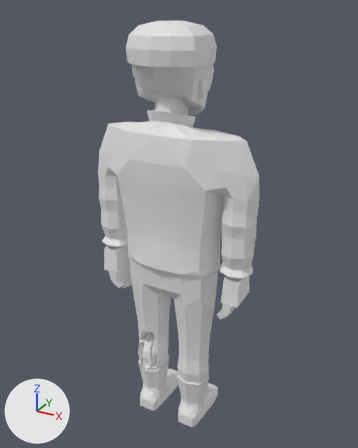
A saved change to the glTF model assets/models/zombie_soldier_m_b8.glb.
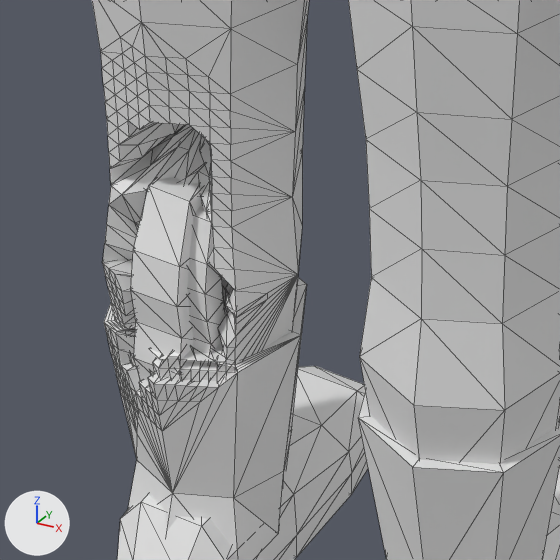
Old and new are each drawn whole from a 50 mm camera at (1.048, -1.849, 2.026) aimed at (-0.003, 0.062, 1.071) and again close up on the part from 34% to 58% of the width and 70% to 89% of the height. The lights are fixed; the arrows at lower left show +X, +Y and +Z. The older version's two pictures come first. The close-ups show mesh edges as thin lines. Vertices at exactly the same position are counted once.

Before the edit, the objects in view are built like this:
```python
me_zombie_soldier_m_b8 = bpy.data.meshes.new('zombie_soldier_m_b8')
me_zombie_soldier_m_b8.from_pydata(...)  # 1966 vertices, 3782 faces; spans x -0.41..0.41, y -0.18..0.22, z 0.0..1.97
ob_zombie_soldier_m_b8 = bpy.data.objects.new('zombie_soldier_m_b8', me_zombie_soldier_m_b8)
ob_zombie_soldier_m_b8.location = (0.0, 0.0, 0.0)
```
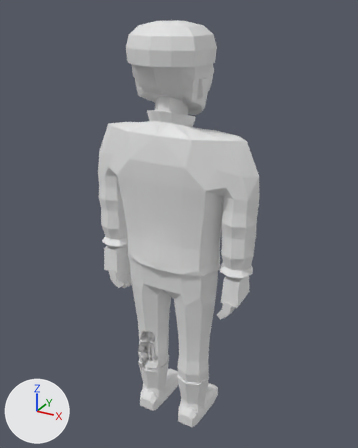
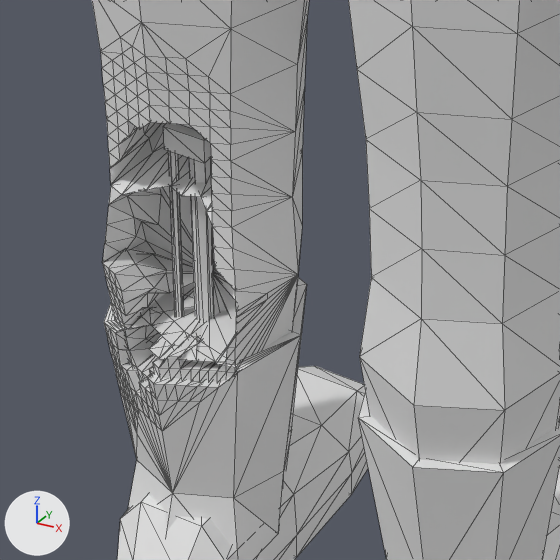
Changed parts and their boxes [x1, y1, x2, y2] in the close-ups (560 x 560 px; the box of a moved part takes in the faces that stretch with it):
part 1 of me_zombie_soldier_m_b8, added
    after: [163, 123, 211, 163]
part 2 of me_zombie_soldier_m_b8, moved or reshaped
    before: [102, 125, 238, 397]
    after: [102, 122, 237, 397]

The change, as a diff of the scene's bpy script:
```diff
--- a/assets/models/zombie_soldier_m_b8.glb.py
+++ b/assets/models/zombie_soldier_m_b8.glb.py
@@ me_zombie_soldier_m_b8 @@
 # used by ob_zombie_soldier_m_b8; location = (0.0, 0.0, 0.0)
-me_zombie_soldier_m_b8.from_pydata(...)  # 1966 vertices, 3782 faces; spans x -0.41..0.41, y -0.18..0.22, z 0.0..1.97
+me_zombie_soldier_m_b8.from_pydata(...)  # 1950 vertices, 3738 faces; spans x -0.41..0.41, y -0.18..0.22, z 0.0..1.97
+# me_zombie_soldier_m_b8 part 1: a new loose piece, a box spanning x -0.138..-0.1, y -0.037..-0.005, z 0.441..0.463
+# me_zombie_soldier_m_b8 part 2
+# 69 vertices are removed from x -0.15..-0.09, y -0.08..0.1, z 0.22..0.45
+# 248 faces are deleted
+# 8 vertices in x -0.17..-0.14, y -0.05..-0.03, z 0.26..0.32 move by (-0.01, 0.0, 0.0)
+# 4 vertices in x -0.14..-0.1, y -0.06..-0.03, z 0.37..0.49 move by (0.0, 0.02, 0.02)
+# 4 vertices in x -0.08, y -0.05..-0.04, z 0.27..0.32 move by (0.02, 0.01, 0.0)
+# 4 vertices in x -0.15..-0.13, y -0.04, z 0.25..0.28 move by (-0.01, 0.0, -0.01)
+# 4 vertices in x -0.1..-0.07, y -0.05..-0.03, z 0.24..0.26 move by (0.01, 0.0, 0.0)
+# 4 vertices in x -0.13..-0.11, y -0.05..-0.01, z 0.24..0.25 move by (0.0, -0.01, 0.0)
+# 156 vertices move from x -0.17..-0.08, y -0.07..0.1, z 0.18..0.49 to x -0.18..-0.06, y -0.05..0.06, z 0.1..0.53
+# 37 vertices are added at x -0.17..-0.06, y -0.05..0.05, z 0.1..0.5
+# 180 new faces join them
+# other edits to the shape of me_zombie_soldier_m_b8 do not show in these pictures
```
